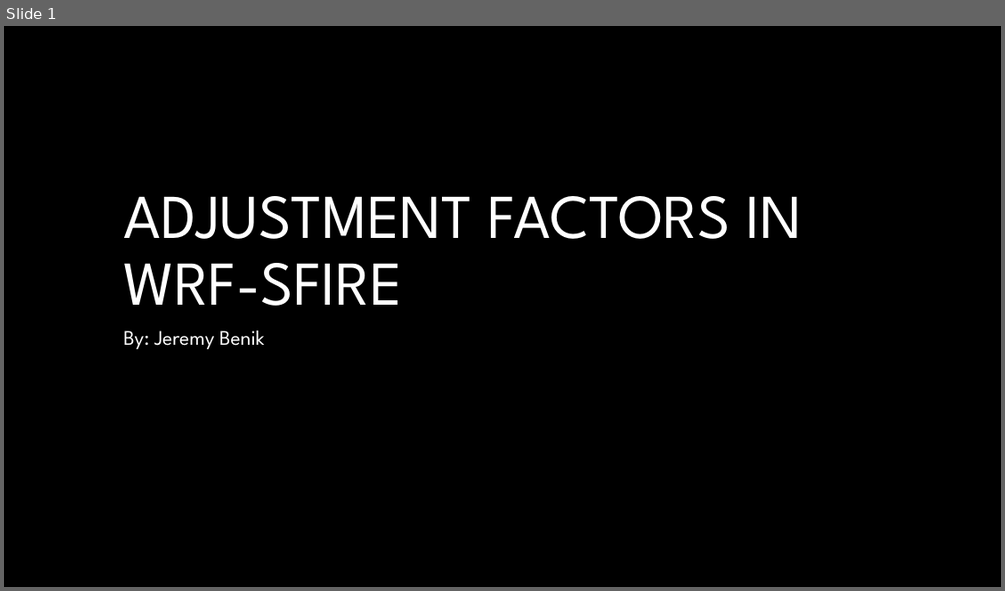
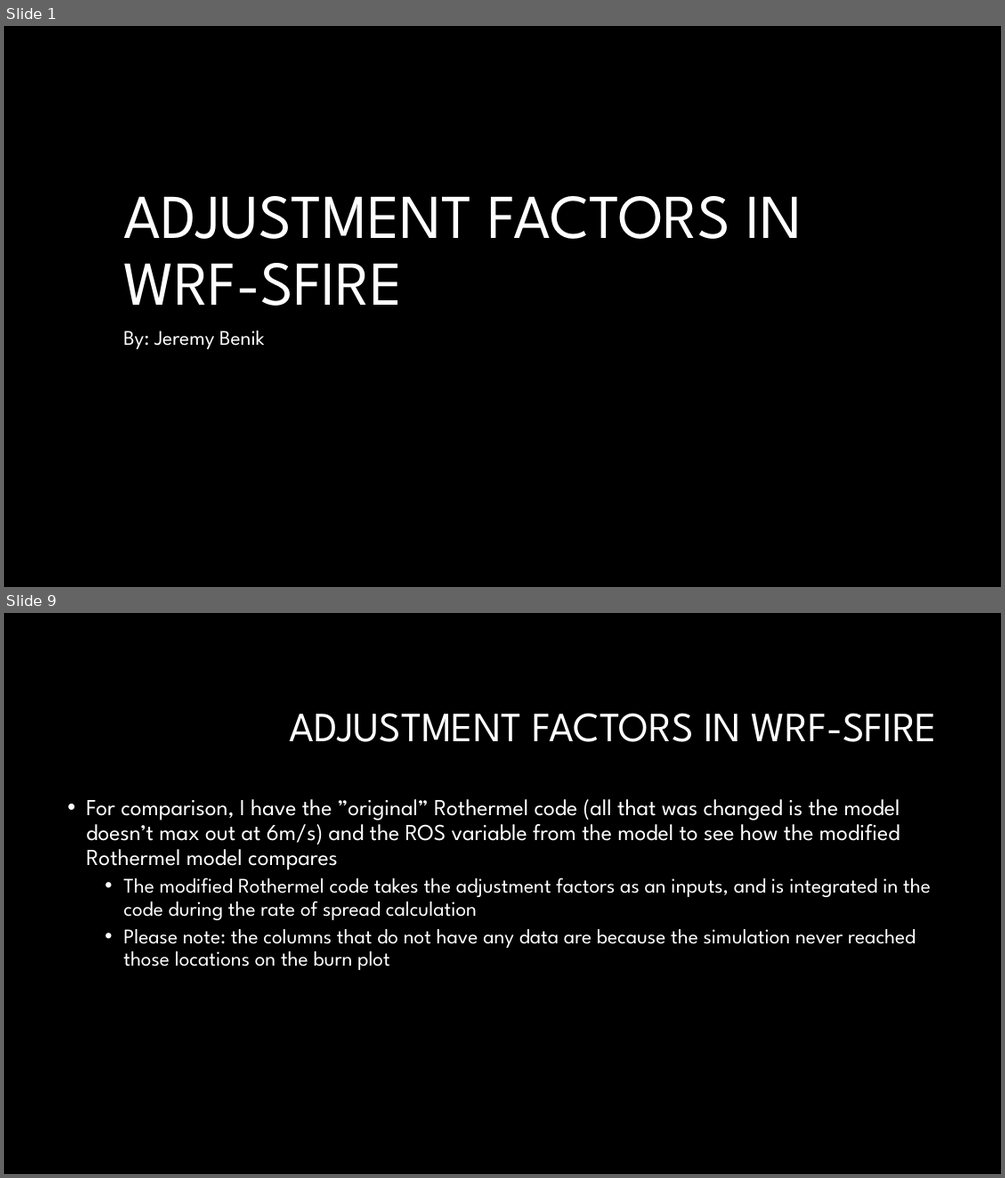
Before and after one commit to Jeremy-Benik/Meeting_Notes, a slide deck: Presentations/Adjustment_Factors.pptx. Shown one above the other, each under a label of ours: slide 1 before the commit, slides 1 and 9 after it; the slides between them are not shown. The pictures are 1005x591 and 1005x1178 pixels, drawn with LibreOffice and Linux fonts; fonts in the diff are those of the drawing; background and template pictures are left out. Boxes give left, top, right and bottom in pixels: in the first picture for what was removed or moved away, otherwise in the second. Text is boxed around its words. In the diff, an @@ line names an element or a change of style, - is before the commit and + after.

Commit message:
Updating adjustment factor powerpoint

```diff
--- a/Presentations/Adjustment_Factors.pptx
+++ b/Presentations/Adjustment_Factors.pptx
@@ slide 9 added at (4,613,1001,1174), background #000000 @@
@@ title added at (290,713,938,742), 40 pt, text #FFFFFF @@
+ADJUSTMENT FACTORS IN WRF-SFIRE
@@ text added at (86,799,930,970), 20 pt, text #FFFFFF @@
+• For comparison, I have the ”original” Rothermel code (all that was changed is the model doesn’t max out at 6m/s) and the ROS variable from the model to see how the modified Rothermel model compares
+  • The modified Rothermel code takes the adjustment factors as an inputs, and is integrated in the code during the rate of spread calculation
+  • Please note: the columns that do not have any data are because the simulation never reached those locations on the burn plot
```
Also in this commit, not shown: 1 slide changed, 6 other slides added.
